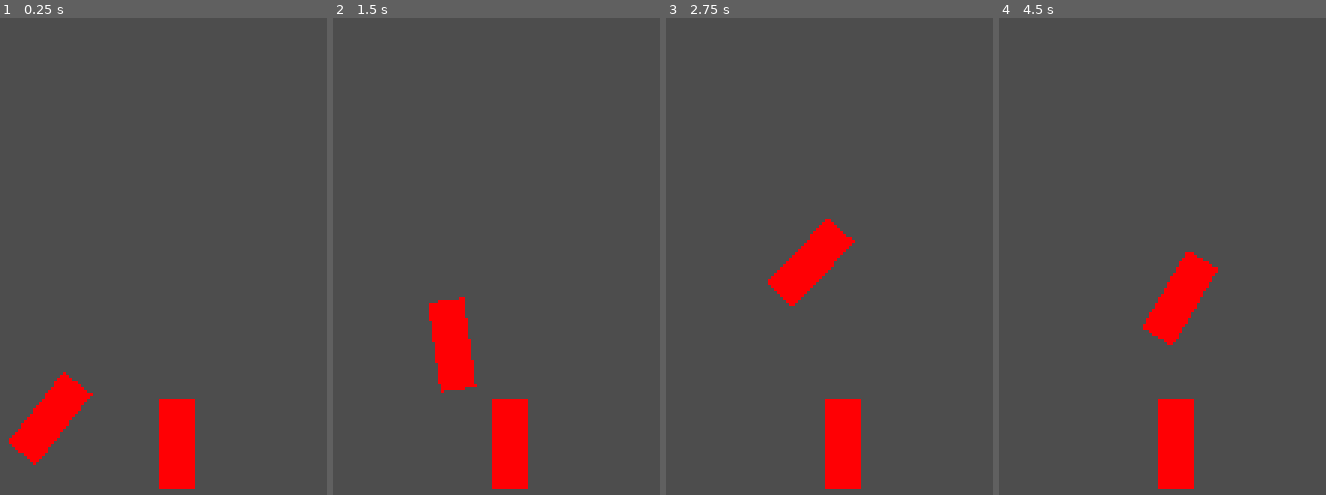
Above: before the commit, frames 1-4 (left to right).
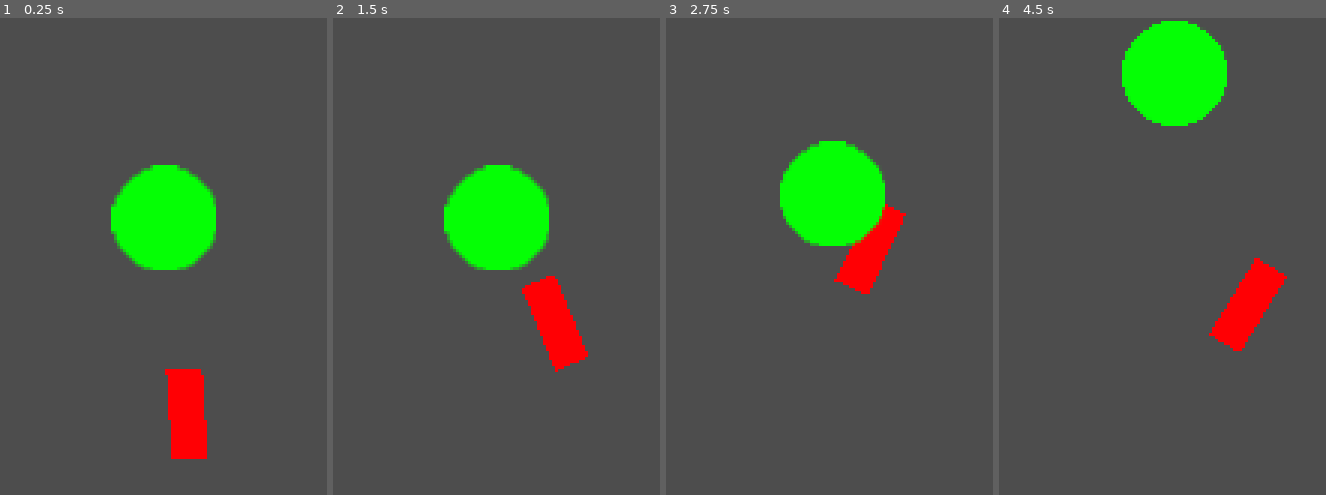
Above: after the commit, the same moments.

Repository: bryan-barreto/clonq-microjam-2k26
Game: Godot game, scene res://scenes/main.tscn
The game is run twice, just before and just after one commit, with the same random seed, the same clock (stepped at 60 frames per second) and the same inputs. This scene is started directly instead of the project's main scene.
Inputs (mouse positions are in pixels of both pictures, inside the frame that each line leads up to):
- Up to frame 1 (0.25 s): no input
- Up to frame 2 (1.5 s): move the mouse to (outside the picture) at 0.52 s; press the mouse at (outside the picture) at 0.53 s; move the mouse to (365, 280) at 1.27 s; release the mouse at (365, 280) at 1.28 s; right-click (365, 280) at 1.35 s
- Up to frame 3 (2.75 s): move the mouse to (914, 151) at 2.02 s; press the mouse at (914, 151) at 2.03 s
- Up to frame 4 (4.5 s): move the mouse to (1139, 351) at 2.77 s; release the mouse at (1139, 351) at 2.78 s; right-click (1139, 351) at 2.85 s; move the mouse to (outside the picture) at 3.52 s; press the mouse at (outside the picture) at 3.53 s; move the mouse to (outside the picture) at 4.27 s; release the mouse at (outside the picture) at 4.28 s; right-click (outside the picture) at 4.35 s

The runs differ from the first frame. In frame 1, 10% of the frame differs, in the area x 2-67%, y 30-99%; in frame 2, 12%, in the area x 29-78%, y 30-99%; in frame 3, 11%; in frame 4, 12%.

Commit message:
ball move when hit

Diff:
--- a/godot-project/scenes/main.tscn
+++ b/godot-project/scenes/main.tscn
@@ -3,18 +3,23 @@
 [ext_resource type="Script" uid="uid://3snrnt3qhca7" path="res://src/main.gd" id="1_o5qli"]
 [ext_resource type="PackedScene" uid="uid://dxci17kq4j4nv" path="res://prefab/hit_box.tscn" id="2_sugp2"]
 [ext_resource type="PackedScene" uid="uid://dn3hyyv0tnt5b" path="res://prefab/ball.tscn" id="3_jyhfs"]
-[ext_resource type="Script" uid="uid://rbupkt3y7y2f" path="res://src/pillar.gd" id="4_tbgi4"]
-[ext_resource type="Texture2D" uid="uid://e11n57commt2" path="res://assets/hitbot.png" id="5_tefeu"]
+[ext_resource type="Script" uid="uid://dor43ks1wt1fp" path="res://src/meteor.gd" id="4_tbgi4"]
 [ext_resource type="Script" uid="uid://d3cesqdn66rk6" path="res://src/mouse.gd" id="6_tefeu"]
-
-[sub_resource type="RectangleShape2D" id="RectangleShape2D_o6xl0"]
-size = Vector2(347, 20)
-
-[sub_resource type="RectangleShape2D" id="RectangleShape2D_tipki"]
-size = Vector2(12, 30)
 
 [sub_resource type="CircleShape2D" id="CircleShape2D_tefeu"]
 radius = 2.0
+
+[sub_resource type="RectangleShape2D" id="RectangleShape2D_o6xl0"]
+size = Vector2(240, 6)
+
+[sub_resource type="RectangleShape2D" id="RectangleShape2D_tefeu"]
+size = Vector2(7, 165)
+
+[sub_resource type="RectangleShape2D" id="RectangleShape2D_tipki"]
+size = Vector2(241, 5)
+
+[sub_resource type="RectangleShape2D" id="RectangleShape2D_85g3d"]
+size = Vector2(4, 168)
 
 [node name="Main" type="Node2D" unique_id=1134354879]
 script = ExtResource("1_o5qli")
@@ -64,41 +69,17 @@
 text = "Lose
 "
 
-[node name="HitBox" parent="." unique_id=1649692202 instance=ExtResource("2_sugp2")]
-position = Vector2(71, 141)
+[node name="Drill" parent="." unique_id=1649692202 instance=ExtResource("2_sugp2")]
+position = Vector2(124, 142)
 max_player_speed = 40.0
 rotation_speed = 5.0
 
 [node name="Ball" parent="." unique_id=2020230802 instance=ExtResource("3_jyhfs")]
-position = Vector2(278, 136)
-
-[node name="Floor" type="StaticBody2D" parent="." unique_id=1649123140]
-position = Vector2(0, 160)
-
-[node name="CollisionShape2D" type="CollisionShape2D" parent="Floor" unique_id=1346776357]
-position = Vector2(124.5, 10)
-shape = SubResource("RectangleShape2D_o6xl0")
-
-[node name="Pillar" type="RigidBody2D" parent="." unique_id=1932170575]
-position = Vector2(120, 142)
-mass = 1.907
+position = Vector2(116, 67)
+mass = 0.262
 gravity_scale = 0.0
 script = ExtResource("4_tbgi4")
-thrust = -100.0
-angularFricton = 0.02
-linearFriction = 0.1
-
-[node name="CollisionShape2D" type="CollisionShape2D" parent="Pillar" unique_id=551660050]
-shape = SubResource("RectangleShape2D_tipki")
-
-[node name="LeftThrust" type="Node2D" parent="Pillar" unique_id=306129480]
-position = Vector2(-2, 0)
-
-[node name="RightThrust" type="Node2D" parent="Pillar" unique_id=996238287]
-position = Vector2(2, 0)
-
-[node name="Sprite2D" type="Sprite2D" parent="Pillar" unique_id=655664931]
-texture = ExtResource("5_tefeu")
+speed = 5
 
 [node name="Mouse" type="Area2D" parent="." unique_id=573510076]
 script = ExtResource("6_tefeu")
@@ -106,5 +87,24 @@
 [node name="CollisionShape2D" type="CollisionShape2D" parent="Mouse" unique_id=1059333392]
 shape = SubResource("CircleShape2D_tefeu")
 
+[node name="Floor" type="StaticBody2D" parent="." unique_id=1649123140]
+position = Vector2(0, 160)
+
+[node name="CollisionShape2D" type="CollisionShape2D" parent="Floor" unique_id=1346776357]
+position = Vector2(120, 3)
+shape = SubResource("RectangleShape2D_o6xl0")
+
+[node name="CollisionShape2D2" type="CollisionShape2D" parent="Floor" unique_id=151596821]
+position = Vector2(243.5, -77.5)
+shape = SubResource("RectangleShape2D_tefeu")
+
+[node name="CollisionShape2D3" type="CollisionShape2D" parent="Floor" unique_id=15199806]
+position = Vector2(120.5, -162.5)
+shape = SubResource("RectangleShape2D_tipki")
+
+[node name="CollisionShape2D4" type="CollisionShape2D" parent="Floor" unique_id=1146450974]
+position = Vector2(-2, -78)
+shape = SubResource("RectangleShape2D_85g3d")
+
 [connection signal="pressed" from="Control/CenterContainer/Container/Container/Win" to="." method="_on_win_pressed"]
 [connection signal="pressed" from="Control/CenterContainer/Container/Container/Lose" to="." method="_on_lose_pressed"]
--- a/godot-project/src/hit_box.gd
+++ b/godot-project/src/hit_box.gd
@@ -12,12 +12,15 @@
 
 func _move_toward_mouse(delta: float) -> void:
 	var dir_to_mouse: Vector2 = get_global_mouse_position() - drill.global_position
-	var max_velocity_this_update: float = max_player_speed * delta
-	var max_velocity_this_update_squared := max_velocity_this_update ** 2
-	if dir_to_mouse.length_squared() > max_velocity_this_update_squared:
-		dir_to_mouse = dir_to_mouse.normalized() * max_velocity_this_update
-	velocity = dir_to_mouse / delta
-	var _collided := move_and_slide()
+	#var max_offset_this_update: float = max_player_speed * delta
+	#var max_offset_this_update_squared := max_offset_this_update ** 2
+	#if dir_to_mouse.length_squared() > max_offset_this_update_squared:
+		#dir_to_mouse = dir_to_mouse.normalized() * max_offset_this_update
+	#var velocity_this_update = dir_to_mouse
+	var new_vel = dir_to_mouse.normalized() * max_player_speed * delta
+	var collided := move_and_collide(new_vel)
+	if (collided):
+		collided.get_collider().apply_impulse(Vector2(0,-1).rotated(rotation))
 
 func _look_at_mouse(delta: float) -> void:
 	var target_angle = ((get_global_mouse_position() - global_position).angle() + deg_to_rad(90))
--- /dev/null
+++ b/godot-project/src/meteor.gd
@@ -0,0 +1,7 @@
+extends RigidBody2D
+
+@export var speed = 0
+
+# Called when the node enters the scene tree for the first time.
+func _ready():
+	pass # Replace with function body.
Not shown, added: godot-project/src/meteor.gd.uid
